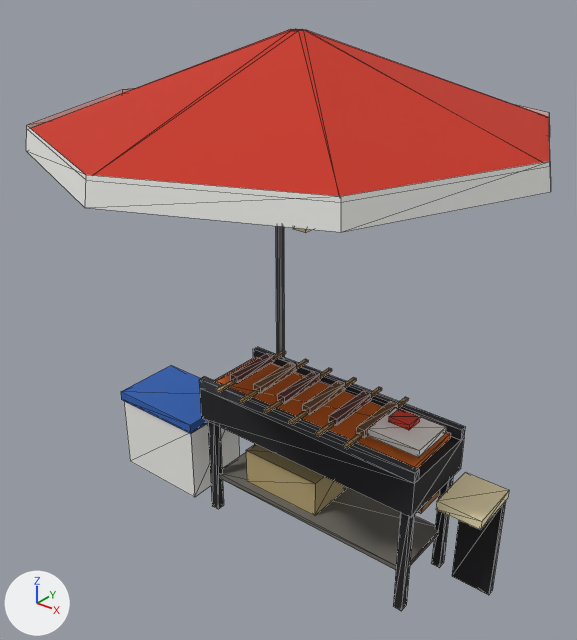
A saved change to the glTF model apps/client/public/assets/shared/prop/prop_suya-grill.glb.
One viewpoint serves both versions: a 50 mm camera at (2.39, -3.0, 3.17) aimed at (0.01, -0.02, 1.32). Every picture has the same lights, and +X, +Y and +Z are marked at lower left. The first picture is the older version. Mesh edges are drawn as thin lines. Where no turn or scale is listed for an object, it has been applied to the vertices. Vertices at exactly the same position are counted once.

The scene before the commit, as lines of its bpy script (objects in view):
```python
me_body = bpy.data.meshes.new('body')
me_body.from_pydata(...)  # 313 vertices, 480 faces; spans x -1.27..1.27, y -1.27..1.27, z -1.38..1.38
me_body.materials.append(mat_body)
ob_body = bpy.data.objects.new('body', me_body)
ob_body.location = (0.02, 0.03, 1.385)
```
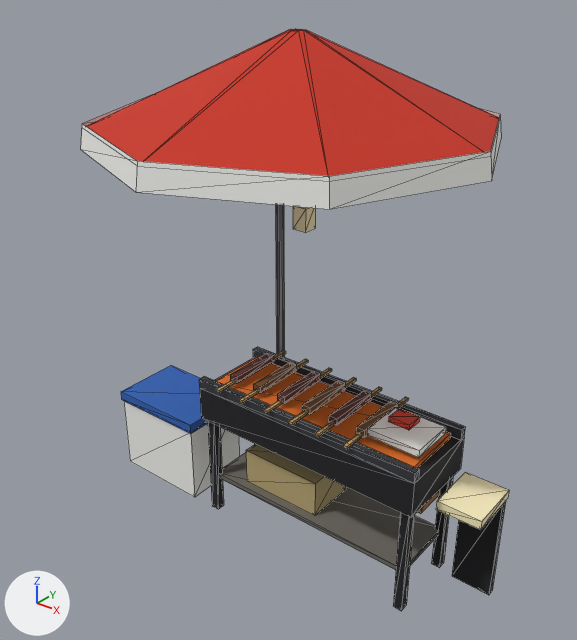
Where the newer file only moved an object's origin or applied its transform, the numbers keep the older frame.

Changed parts and their boxes (x1, y1, x2, y2) in the pictures (577 x 640 px; the box of a moved part takes in the faces that stretch with it):
'body', reshaped (18% narrower)
    before: (26, 29, 551, 611)
    after: (81, 29, 509, 611)
part 1 of me_body, moved or reshaped
    before: (26, 89, 551, 232)
    after: (81, 96, 501, 209)
part 2 of me_body, moved or reshaped
    before: (31, 30, 549, 196)
    after: (86, 30, 499, 176)

The change, as a diff of the scene's bpy script:
```diff
--- a/apps/client/public/assets/shared/prop/prop_suya-grill.glb.py
+++ b/apps/client/public/assets/shared/prop/prop_suya-grill.glb.py
@@ me_body @@
 # used by ob_body; location = (0.02, 0.03, 1.385)
-me_body.from_pydata(...)  # 313 vertices, 480 faces; spans x -1.27..1.27, y -1.27..1.27, z -1.38..1.38
-me_body.vertices[232].co = (0.0, -1.25, 0.96)  # pixel (86, 180)
-me_body.vertices[234].co = (-0.88, -0.88, 0.96)  # pixel (27, 129)
-me_body.vertices[235].co = (0.88, -0.88, 0.96)  # pixel (340, 202)
-me_body.vertices[237].co = (-1.25, 0.0, 0.96)  # pixel (122, 93)
-me_body.vertices[241].co = (-0.88, 0.88, 0.96)
-me_body.vertices[243].co = (0.0, 1.25, 0.96)
-me_body.vertices[245].co = (0.88, 0.88, 0.96)  # pixel (548, 117)
-me_body.vertices[247].co = (1.25, 0.0, 0.96)  # pixel (549, 166)
+me_body.from_pydata(...)  # 313 vertices, 480 faces; spans x -1.2..1.22, y -1.02..1.02, z -1.38..1.38
+# me_body part 1: the loose piece of 16 vertices spanning x -1.27..1.27, y -1.27..1.27, z 0.87..0.99 is scaled about its middle by (0.802, 0.802, 1)
+# me_body part 2
+me_body.vertices[232].co = (0.0, -1.0, 0.96)  # pixel (137, 166)
+me_body.vertices[234].co = (-0.71, -0.71, 0.96)  # pixel (82, 128)
+me_body.vertices[235].co = (0.71, -0.71, 0.96)  # pixel (329, 181)
+me_body.vertices[237].co = (-1.0, 0.0, 0.96)
+me_body.vertices[241].co = (-0.71, 0.71, 0.96)
+me_body.vertices[243].co = (0.0, 1.0, 0.96)
+me_body.vertices[245].co = (0.71, 0.71, 0.96)  # pixel (499, 118)
+me_body.vertices[247].co = (1.0, 0.0, 0.96)  # pixel (490, 156)
 me_body.materials.append(mat_body)
```
